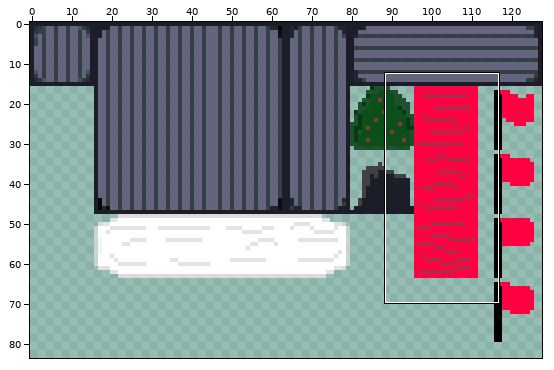
One commit to this sprite sheet: assets/textures/environment.png. The first picture is a wide view before the edit; the outline marks the close-up.
Close-up. Before:
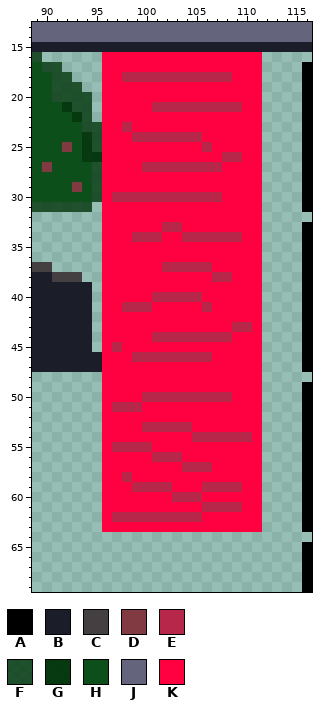
The file is 128x128 pixels. Colours within 5 levels of each other are drawn and written as one. Shown: x 89..116, y 13..69. The wide view leaves out empty margins.
Palette (. is transparent): A #000000  B #1b1e29  C #443f41  D #813942  E #b7274a  F #003308c8  G #003308f3  H #0c4f1a  J #64647c  K #ff0040
Pixels before, first column x 89:
13 JJJJJJJJJJJJJJJJJJJJJJJJJJJJ
14 JJJJJJJJJJJJJJJJJJJJJJJJJJJJ
15 BBBBBBBBBBBBBBBBBBBBBBBBBBBB
16 F......KKKKKKKKKKKKKKKK.....
17 HFF....KKKKKKKKKKKKKKKK....A
18 HHFF...KKEEEEEEEEEEEKKK....A
19 HHFFF..KKKKKKKKKKKKKKKK....A
20 HHFFFF.KKKKKKKKKKKKKKKK....A
21 HHHGFF.KKKKKEEEEEEEEEKK....A
22 HHHHGF.KKKKKKKKKKKKKKKK....A
23 HHHHHFFKKEKKKKKKKKKKKKK....A
24 HHHHHGFKKKEEEEEEEKKKKKK....A
25 HHHDHGFKKKKKKKKKKEKKKKK....A
26 HHHHHGGKKKKKKKKKKKKEEKK....A
27 HDHHHHFKKKKEEEEEEEEKKKK....A
28 HHHHHHFKKKKKKKKKKKKKKKK....A
29 HHHHDHFKKKKKKKKKKKKKKKK....A
30 HHHHHHFKEEEEEEEEEEEKKKK....A
31 FFFFFF.KKKKKKKKKKKKKKKK....A
32 .......KKKKKKKKKKKKKKKK.....
33 .......KKKKKKEEKKKKKKKK....A
34 .......KKKEEEKKEEEEEEKK....A
35 .......KKKKKKKKKKKKKKKK....A
36 .......KKKKKKKKKKKKKKKK....A
37 CC.....KKKKKKEEEEEKKKKK....A
38 BBCCC..KKKKKKKKKKKEEKKK....A
39 BBBBBB.KKKKKKKKKKKKKKKK....A
40 BBBBBB.KKKKKEEEEEKKKKKK....A
41 BBBBBB.KKEEEKKKKKEKKKKK....A
42 BBBBBB.KKKKKKKKKKKKKKKK....A
43 BBBBBB.KKKKKKKKKKKKKEEK....A
44 BBBBBB.KKKKKEEEEEEEEKKK....A
45 BBBBBB.KEKKKKKKKKKKKKKK....A
46 BBBBBBBKKKEEEEEEEEKKKKK....A
47 BBBBBBBKKKKKKKKKKKKKKKK....A
48 .......KKKKKKKKKKKKKKKK.....
49 .......KKKKKKKKKKKKKKKK....A
50 .......KKKKEEEEEEEEEKKK....A
51 .......KEEEKKKKKKKKKKKK....A
52 .......KKKKKKKKKKKKKKKK....A
53 .......KKKKEEEEEKKKKKKK....A
54 .......KKKKKKKKKEEEEEEK....A
55 .......KEEEEKKKKKKKKKKK....A
56 .......KKKKKEEEKKKKKKKK....A
57 .......KKKKKKKKEEEKKKKK....A
58 .......KKEKKKKKKKKKKKKK....A
59 .......KKKEEEEKKKEEEEKK....A
60 .......KKKKKKKEEEKKKKKK....A
61 .......KKKKKKKKKKEEEEKK....A
62 .......KEEEEEEEEEKKKKKK....A
63 .......KKKKKKKKKKKKKKKK....A
64 ............................
65 ...........................A
66 ...........................A
67 ...........................A
68 ...........................A
69 ...........................A
The result:
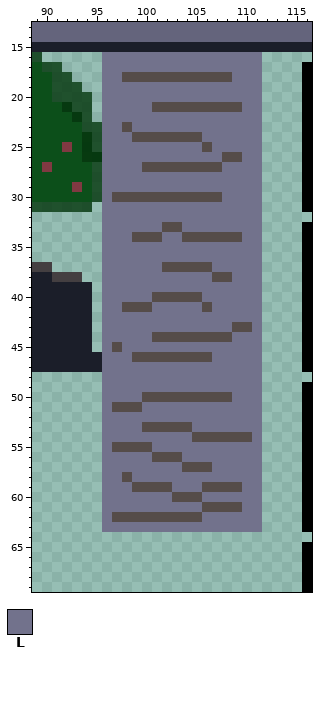
Colours new in this view: L #72728c
Diff:
colour E: #b7274a -> #554c49
Changed rows in their new state; - is a pixel that keeps its letter.
first column x 96:
16 LLLLLLLLLLLLLLLL
17 LLLLLLLLLLLLLLLL
18 LL-----------LLL
19 LLLLLLLLLLLLLLLL
20 LLLLLLLLLLLLLLLL
21 LLLLL---------LL
22 LLLLLLLLLLLLLLLL
23 LL-LLLLLLLLLLLLL
24 LLL-------LLLLLL
25 LLLLLLLLLL-LLLLL
26 LLLLLLLLLLLL--LL
27 LLLL--------LLLL
28 LLLLLLLLLLLLLLLL
29 LLLLLLLLLLLLLLLL
30 L-----------LLLL
31 LLLLLLLLLLLLLLLL
32 LLLLLLLLLLLLLLLL
33 LLLLLL--LLLLLLLL
34 LLL---LL------LL
35 LLLLLLLLLLLLLLLL
36 LLLLLLLLLLLLLLLL
37 LLLLLL-----LLLLL
38 LLLLLLLLLLL--LLL
39 LLLLLLLLLLLLLLLL
40 LLLLL-----LLLLLL
41 LL---LLLLL-LLLLL
42 LLLLLLLLLLLLLLLL
43 LLLLLLLLLLLLL--L
44 LLLLL--------LLL
45 L-LLLLLLLLLLLLLL
46 LLL--------LLLLL
47 LLLLLLLLLLLLLLLL
48 LLLLLLLLLLLLLLLL
49 LLLLLLLLLLLLLLLL
50 LLLL---------LLL
51 L---LLLLLLLLLLLL
52 LLLLLLLLLLLLLLLL
53 LLLL-----LLLLLLL
54 LLLLLLLLL------L
55 L----LLLLLLLLLLL
56 LLLLL---LLLLLLLL
57 LLLLLLLL---LLLLL
58 LL-LLLLLLLLLLLLL
59 LLL----LLL----LL
60 LLLLLLL---LLLLLL
61 LLLLLLLLLL----LL
62 L---------LLLLLL
63 LLLLLLLLLLLLLLLL
